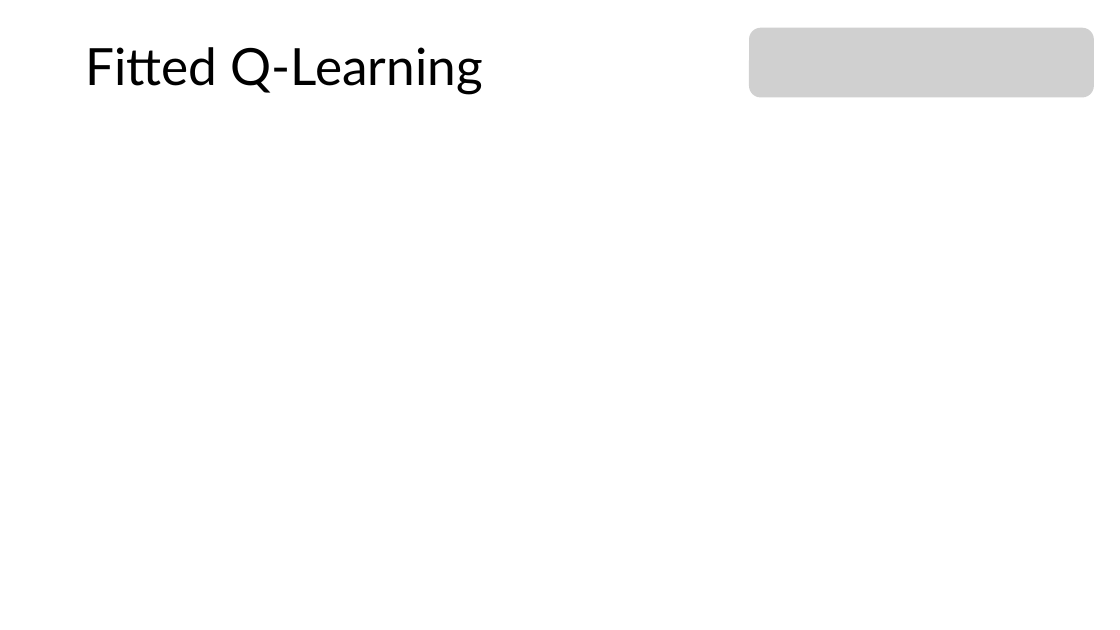
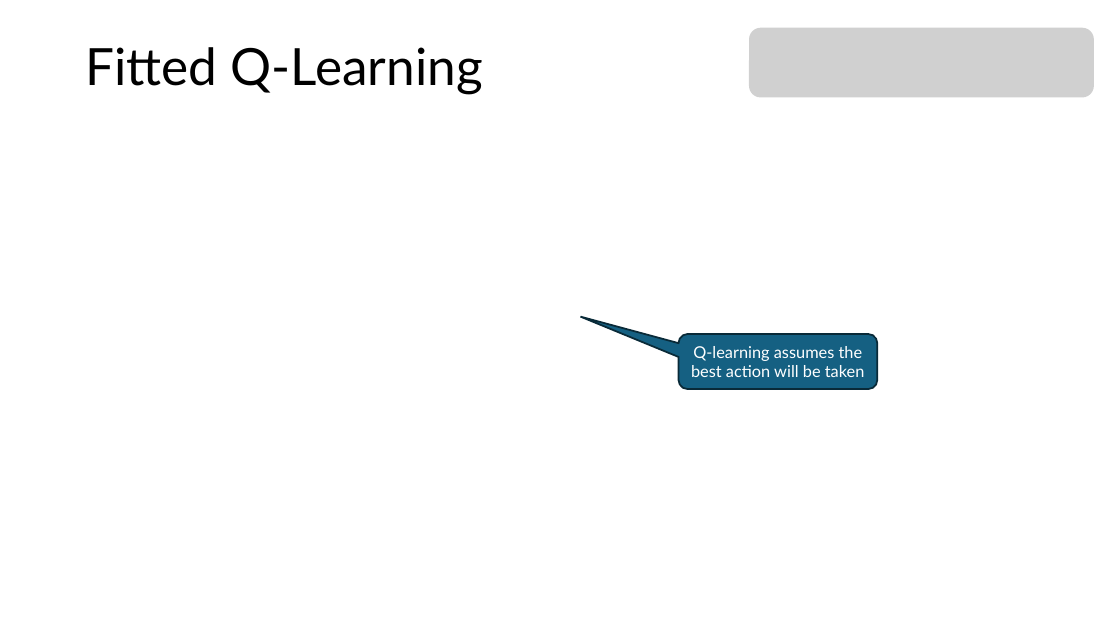
Before and after one commit to mhahsler/Introduction_to_Reinforcement_Learning, a slide deck: slide 10 of slides/Lecture_DRL.pptx (slide 11 before the commit). Drawn at 1120x630 pixels with LibreOffice and Linux fonts; fonts in the diff are those of the drawing; grey boxes stand for pictures. Boxes give left, top, right and bottom in pixels: in the first picture for what was removed or moved away, otherwise in the second. Text is boxed around its words. In the diff, an @@ line names an element or a change of style, - is before the commit and + after.

```diff
--- a/slides/Lecture_DRL.pptx
+++ b/slides/Lecture_DRL.pptx
@@ rounded speech box added at <box>679,334,878,390</box>, fill #156082, outline #092A39 1.5 pt, 14 pt, text #FFFFFF @@
+Q-learning assumes the best action will be taken
```
Also in this commit, not shown: 3 other slides changed, 1 slide added, 1 other file.
